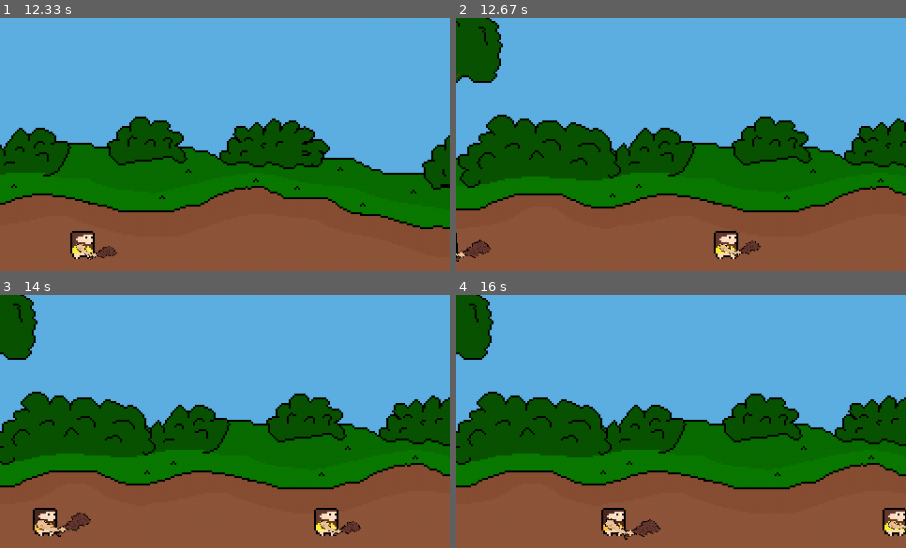
Above: before the commit, frames 1-4 (two rows, left to right).
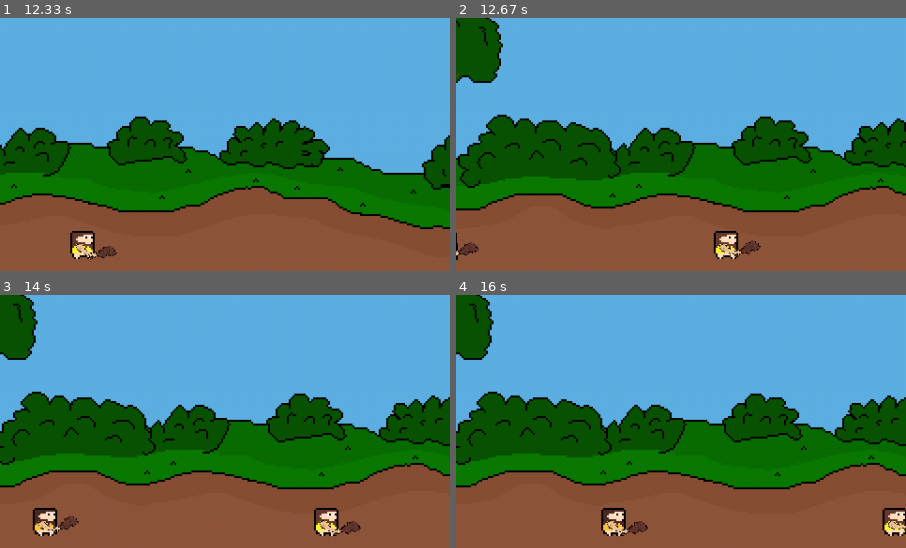
Above: after the commit, the same moments.

Repository: de-dust-enjoyer/age_of_pixel_pygame
Game: pygame game, started from main.py
The game is run twice, just before and just after one commit, with the same random seed, the same clock (stepped at 60 frames per second) and the same inputs.
Inputs (mouse positions are % of the whole screen's width and height, from its top left):
- Up to frame 1 (12.33 s): click (77, 6) at 0.38 s; tap 1 at 0.67, 9.82, 11.48 s; click (70, 6) at 1.05 s; click (77, 18) at 1.38 s; click (70, 6) at 1.72 s; click (97, 6) at 2.05 s; click (70, 6) at 2.38 s; click (83, 18) at 2.72 s; click (70, 18) at 3.05 s; click (77, 18) at 3.38 s; click (77, 6) at 3.72 s; click (97, 18) at 4.05 s; click (77, 18) at 4.38 s; click (77, 6) at 4.72 s; click (97, 6) at 5.05 s; click (77, 6) at 5.38 s; click (70, 6) at 5.72 s; click (77, 18) at 6.05 s; click (70, 18) at 6.38 s; click (83, 18) at 6.72 s; click (83, 6) at 7.05 s; click (90, 6) at 7.38 s; click (70, 6) at 7.72 s; click (70, 6) at 8.05 s; tap D at 8.33 s; hold Left 8.67-9.2 s; hold Left 9.23-9.63 s; hold Right 9.67-10.3 s; hold Left 10.33-10.8 s; hold Right 10.83-11.3 s; hold Right 11.33-11.8 s; hold Left from 11.83 s (still down)
- Up to frame 2 (12.67 s): release Left at 12.37 s; hold Left from 12.4 s (still down)
- Up to frame 3 (14 s): release Left at 12.8 s; hold Right 12.83-13.47 s; tap 1 at 12.98 s; hold Left 13.5-13.97 s
- Up to frame 4 (16 s): hold Right 14-14.47 s; hold Right 14.5-14.97 s; tap 1 at 14.65 s; hold Left 15-15.53 s; hold Left 15.57-15.97 s
The pictures show only the part of the screen within x 0-50%, y 38-88%; the shares and areas given below are measured in that part.

Frame 1 is identical in both runs. In frame 2, 0.3% of the frame differs, in the area x 0-8%, y 87-97%; in frame 3, 0.4%, in the area x 7-21%, y 85-96%; in frame 4, 0.4%.

Commit message:
deleted old combat system and started new one

Diff:
--- a/main.py
+++ b/main.py
@@ -160,9 +160,6 @@
 		# treshholds for age upgrade
 		self.age2_treshhold = 12000
 		self.age3_treshhold = 50000
-
-		# combat variables
-		self.combat = False
 
 		# list containing all the blood particles on screen
 		self.blood_particles = []
@@ -2138,7 +2135,6 @@
 	def __init__(self, friendly:bool, id:int):
 		self.friendly = friendly
 		self.moving = True
-		self.fighting = False
 		self.has_weapon = unit_info.has_weapon[id]
 		self.rotation = 0
 		self.scale = 1
@@ -2186,7 +2182,7 @@
 			self.unit_rect = self.frame1_surf.get_rect()
 			self.unit_rect_rotate = self.unit_rect
 
-			self.weapon_surf = game.weapon_2_sheet.get_image(0, (128,128), (1,0,0), 0.8)
+			self.weapon_surf = game.weapon_2_sheet.get_image(0, (128,128), (1,0,0), 0.6)
 			self.weapon_rect = self.weapon_surf.get_rect()
 			self.weapon_rect_rotate = self.weapon_rect
 			self.weapon_offset_x = 3
@@ -2202,7 +2198,7 @@
 			self.unit_rect = self.frame1_surf.get_rect()
 			self.unit_rect_rotate = self.unit_rect
 
-			self.weapon_surf = game.weapon_3_sheet.get_image(0, (128,128), (1,0,0), 0.8)
+			self.weapon_surf = game.weapon_3_sheet.get_image(0, (128,128), (1,0,0), 0.6)
 			self.weapon_rect = self.weapon_surf.get_rect()
 			self.weapon_rect_rotate = self.weapon_rect
 			self.weapon_offset_x = 3
@@ -2218,7 +2214,7 @@
 			self.unit_rect = self.frame1_surf.get_rect()
 			self.unit_rect_rotate = self.unit_rect
 
-			self.weapon_surf = game.weapon_4_sheet.get_image(0, (128,128), (1,0,0), 0.8)
+			self.weapon_surf = game.weapon_4_sheet.get_image(0, (128,128), (1,0,0), 0.6)
 			self.weapon_rect = self.weapon_surf.get_rect()
 			self.weapon_rect_rotate = self.weapon_rect
 			self.weapon_offset_x = 3
@@ -2234,7 +2230,7 @@
 			self.unit_rect = self.frame1_surf.get_rect()
 			self.unit_rect_rotate = self.unit_rect
 
-			self.weapon_surf = game.weapon_5_sheet.get_image(0, (128,128), (1,0,0), 0.8)
+			self.weapon_surf = game.weapon_5_sheet.get_image(0, (128,128), (1,0,0), 0.6)
 			self.weapon_rect = self.weapon_surf.get_rect()
 			self.weapon_rect_rotate = self.weapon_rect
 			self.weapon_offset_x = 3
@@ -2250,7 +2246,7 @@
 			self.unit_rect = self.frame1_surf.get_rect()
 			self.unit_rect_rotate = self.unit_rect
 
-			self.weapon_surf = game.weapon_6_sheet.get_image(0, (128,128), (1,0,0), 0.8)
+			self.weapon_surf = game.weapon_6_sheet.get_image(0, (128,128), (1,0,0), 0.6)
 			self.weapon_rect = self.weapon_surf.get_rect()
 			self.weapon_rect_rotate = self.weapon_rect
 			self.weapon_offset_x = 3
@@ -2266,7 +2262,7 @@
 			self.unit_rect = self.frame1_surf.get_rect()
 			self.unit_rect_rotate = self.unit_rect
 
-			self.weapon_surf = game.weapon_7_sheet.get_image(0, (128,128), (1,0,0), 0.8)
+			self.weapon_surf = game.weapon_7_sheet.get_image(0, (128,128), (1,0,0), 0.6)
 			self.weapon_rect = self.weapon_surf.get_rect()
 			self.weapon_rect_rotate = self.weapon_rect
 			self.weapon_offset_x = 3
@@ -2282,7 +2278,7 @@
 			self.unit_rect = self.frame1_surf.get_rect()
 			self.unit_rect_rotate = self.unit_rect
 
-			self.weapon_surf = game.weapon_8_sheet.get_image(0, (128,128), (1,0,0), 0.8)
+			self.weapon_surf = game.weapon_8_sheet.get_image(0, (128,128), (1,0,0), 0.6)
 			self.weapon_rect = self.weapon_surf.get_rect()
 			self.weapon_rect_rotate = self.weapon_rect
 			self.weapon_offset_x = 3
@@ -2329,6 +2325,15 @@
 		else:
 			self.front_rect = pygame.Rect(self.x_pos - self.unit_rect.width, game.FLOOR_LEVEL, 6, self.unit_rect.height)
 			self.front_rect.bottom = game.FLOOR_LEVEL
+
+
+		if self.ranged and self.friendly:
+			self.range_rect = pygame.Rect(self.unit_rect.topright[0], self.unit_rect.topright[1], self.unit_rect.width, self.unit_rect.height)
+		if self.ranged and not self.friendly:
+			self.range_rect = pygame.Rect(self.unit_rect.topleft[0], self.unit_rect.topleft[1], self.unit_rect.width, self.unit_rect.height)
+		elif not self.ranged:
+			self.melee_combat = False
+
 
 	def rotate_and_scale(self):
 		if self.animation_state == 0:
@@ -2382,6 +2387,7 @@
 				unit.unit_rect.x = unit.x_pos + game.camera_offset_x
 				unit.front_rect.x = unit.x_pos + unit.unit_rect.width + game.camera_offset_x
 			unit.unit_rect.y += unit.fall_speed
+			#	triggers the idle walking animation
 			if unit.has_weapon:
 				unit.weapon_rect.center = (unit.unit_rect.center[0] - unit.weapon_offset_x, unit.unit_rect.center[1] + unit.weapon_offset_y)
 				unit.weapon_walking_animation()
@@ -2395,6 +2401,7 @@
 				unit.unit_rect.x = unit.x_pos + game.camera_offset_x
 				unit.front_rect.bottomright = (unit.x_pos + game.camera_offset_x, game.FLOOR_LEVEL)
 			unit.unit_rect.y += unit.fall_speed
+			#	triggers the idle walking animation
 			if unit.has_weapon:
 				unit.weapon_rect.center = (unit.unit_rect.center[0] + unit.weapon_offset_x, unit.unit_rect.center[1] + unit.weapon_offset_y)
 				unit.weapon_walking_animation()
@@ -2404,6 +2411,8 @@
 		rotated_surf.set_colorkey((1,0,0))
 		self.weapon_rect_rotate = rotated_surf.get_rect(center= self.weapon_rect.center)
 		return rotated_surf
+
+
 
 	def weapon_walking_animation(self):
 		if self.moving:
@@ -2427,9 +2436,6 @@
 					self.idle_swinging_direction = 0
 
 
-
-
-
 	def update_animation_state(self):
 		for unit in game.friendly_units + game.enemy_units:
 			if unit.moving:
@@ -2448,8 +2454,6 @@
 		for unit in game.friendly_units:
 			if unit.health <= 0:
 				unit.fall_speed += game.GRAVITY
-				game.combat = False
-				unit.fighting = False
 				unit.moving = False
 				unit.unit_rect.x -= unit.fall_speed
 				unit.rotation += 6
@@ -2459,68 +2463,39 @@
 					game.friendly_units.pop(game.friendly_units.index(unit))
 					game.enemy_money += unit.kill_value * 1.5
 					game.enemy_exp += unit_info.unit_exp_value[unit.id]
+
 		for unit in game.enemy_units:
 			if unit.health <= 0:
 				unit.fall_speed += game.GRAVITY
-				game.combat = False
-				unit.fighting = False
 				unit.moving = False
 				unit.unit_rect.x += unit.fall_speed
 				unit.rotation -= 6
 				unit.scale -= 0.02
 
-
 				if unit.unit_rect.y >= 500:
 					game.enemy_units.pop(game.enemy_units.index(unit))
 					game.friendly_money += unit.kill_value
 					game.friendly_exp += unit_info.unit_exp_value[unit.id]
 
-	def handle_combat(self):
+
+	def make_units_stop_on_collision(self):
+		if len(game.friendly_units) > 0 and len(game.enemy_units) > 0:
+			if game.friendly_units[0].unit_rect.colliderect(game.enemy_units[0].unit_rect):
+				game.friendly_units[0].moving = False
+				game.enemy_units[0].moving = False
 		for unit in game.friendly_units:
-			for enemy in game.enemy_units:
-				if unit.unit_rect.colliderect(enemy.unit_rect):
+			if game.friendly_units.index(unit) != 0:
+				if unit.front_rect.colliderect(game.friendly_units[game.friendly_units.index(unit) - 1].unit_rect):
 					unit.moving = False
-					enemy.moving = False
-					game.combat = True
-					unit.fighting = True
-					enemy.fighting = True
-				if game.combat == False:
-					unit.moving = True
-					unit.fighting = False
-					enemy.moving = True
-					enemy.fighting = False
-
-		if game.combat:
-			for unit in game.friendly_units:
-				for friendly in game.friendly_units:
-					if unit.front_rect.colliderect(friendly.unit_rect):
-						unit.moving = False
-
-			for unit in game.enemy_units:
-				for enemy in game.enemy_units:
-					if unit.front_rect.colliderect(enemy.unit_rect):
-						unit.moving = False
-
-
-	def attack(self):
-		for unit in game.friendly_units:
-			if unit.fighting:
-				unit.attack_timer += 1
-				if unit.attack_timer == unit.attack_timer_goal:
-					unit.attack_timer = 0
-					for enemy in game.enemy_units:
-						if enemy.fighting:
-							enemy.get_hurt(unit.damage)
-
-
-		for enemy in game.enemy_units:
-			if enemy.fighting:
-				enemy.attack_timer += 1
-				if enemy.attack_timer == enemy.attack_timer_goal:
-					enemy.attack_timer = 0
-					for unit in game.friendly_units:
-						if unit.fighting:
-							unit.get_hurt(enemy.damage)
+		for unit in game.enemy_units:
+			if game.enemy_units.index(unit) != 0:
+				if unit.front_rect.colliderect(game.enemy_units[game.enemy_units.index(unit) - 1].unit_rect):
+					unit.moving = False
+
+	def handle_melee_combat(self):
+		pass
+
+
 
 
 
@@ -2549,8 +2524,7 @@
 	def update(self):
 		self.move()
 		self.update_animation_state()
-		self.handle_combat()
-		self.attack()
+		self.make_units_stop_on_collision()
 		self.check_health()
 		self.check_if_in_enemy_base()
 
